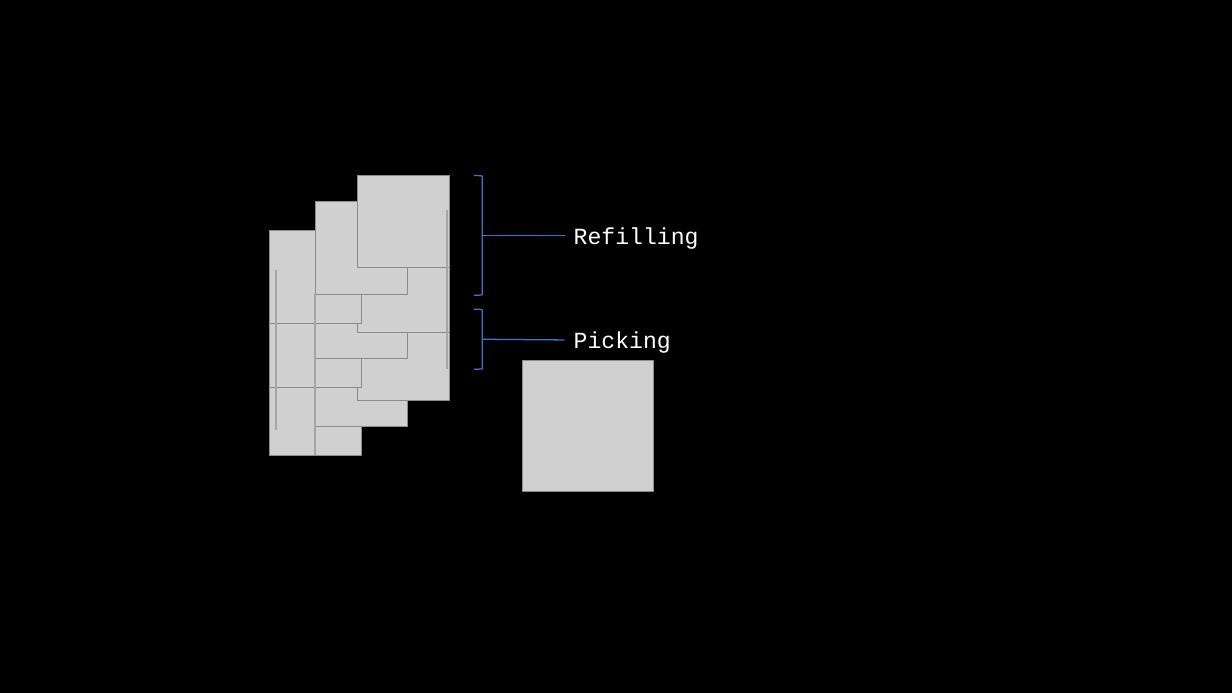
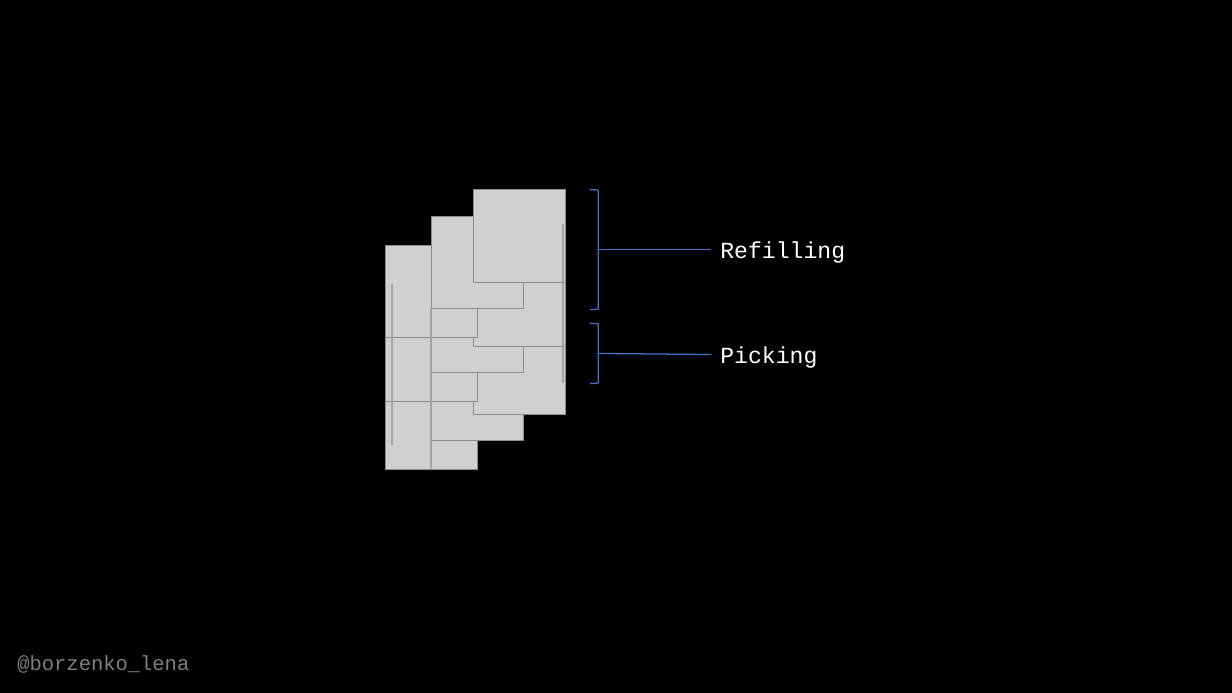
Before and after one commit to OlenaBorzenko/Presentations, a slide deck: slide 15 of ScalingYourDataToTheCosmos.pptx. Drawn at 1232x693 pixels with LibreOffice and Linux fonts; fonts in the diff are those of the drawing; grey boxes stand for pictures. Boxes give left, top, right and bottom in pixels: in the first picture for what was removed or moved away, otherwise in the second. Text is boxed around its words. In the diff, an @@ line names an element or a change of style, - is before the commit and + after.

```diff
--- a/ScalingYourDataToTheCosmos.pptx
+++ b/ScalingYourDataToTheCosmos.pptx
@@ text "Refilling": place and size @@
-text "Refilling" at (574,227,699,249)
+text "Refilling" at (720,241,845,263)
@@ line moved from (482, 236) - (565, 236) to (599, 250) - (712, 250) @@
@@ 9 pictures, 3 parallelograms, 3 lines, 2 right brackets: place and size @@
-9 pictures, 3 parallelograms, 3 lines, 2 right brackets at (269,176,482,465)
+9 pictures, 3 parallelograms, 3 lines, 2 right brackets at (385,189,599,480)
@@ line moved from (482, 339) - (565, 340) to (599, 354) - (712, 355) @@
@@ text "Picking": place and size @@
-text "Picking" at (574,332,671,353)
+text "Picking" at (720,346,817,368)
@@ picture removed at (523,360,653,491) @@
@@ text added at (17,655,189,673), 16 pt, text #FFFFFF at 50% opacity @@
+@borzenko_lena
```
Also in this commit, not shown: 8 other slides changed, 10 slides added, 6 slides removed.
